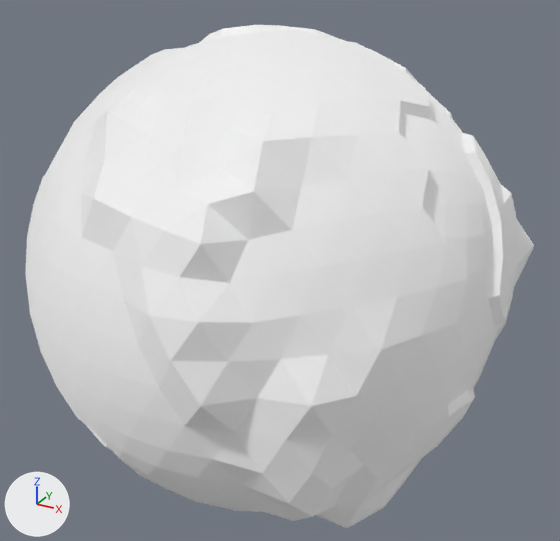
The glTF model low-poly/mountains-world/mountains-world.glb as it was, and as the next commit left it.
Rendered twice from a camera (50 mm lens) standing at (7.56, -13.3, 6.66) and looking at (0.16, 0.14, -0.06). Every picture has the same lights, and +X, +Y and +Z are marked at lower left.

In view in the first picture: 'World'.
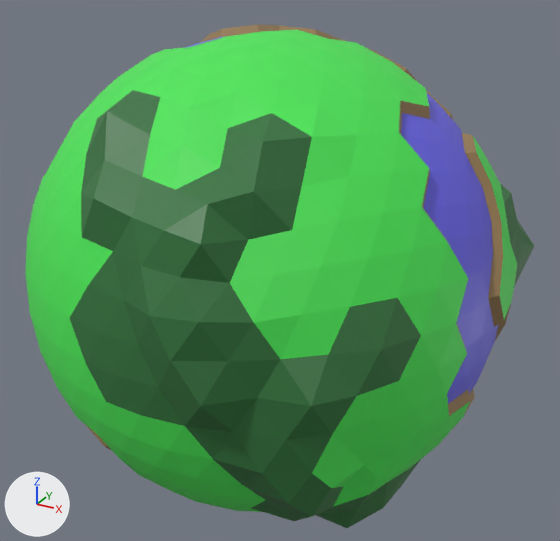
What differs and where, as boxes (x1, y1, x2, y2) in the pictures (560 x 541 px):
'World', recoloured, surface changed (white to green): (25, 25, 534, 528) in both

The change in detail:
In material 'Dirt' (mat_dirt), metallic goes from 1.0 to 0.0.
In material 'Dirt' (mat_dirt), roughness goes from 1.0 to 0.5.
Material 'Dirt' (mat_dirt) changes colour from white #ffffff to brown #967b50; in linear values from (1.0, 1.0, 1.0) to (0.305, 0.198, 0.0802).
In material 'Water' (mat_water), metallic goes from 1.0 to 0.0.
In material 'Water' (mat_water), roughness goes from 1.0 to 0.5.
Material 'Water' (mat_water) changes colour from white #ffffff to blue #6863e7; in linear values from (1.0, 1.0, 1.0) to (0.138, 0.125, 0.799).
In material 'Grass' (mat_grass), metallic goes from 1.0 to 0.0.
In material 'Grass' (mat_grass), roughness goes from 1.0 to 0.5.
Material 'Grass' (mat_grass) changes colour from white #ffffff to green #4ae756; in linear values from (1.0, 1.0, 1.0) to (0.0685, 0.799, 0.0931).
In material 'Mountains' (mat_mountains), metallic goes from 1.0 to 0.0.
In material 'Mountains' (mat_mountains), roughness goes from 1.0 to 0.5.
Material 'Mountains' (mat_mountains) changes colour from white #ffffff to dark green #31723b; in linear values from (1.0, 1.0, 1.0) to (0.0307, 0.168, 0.0437).
